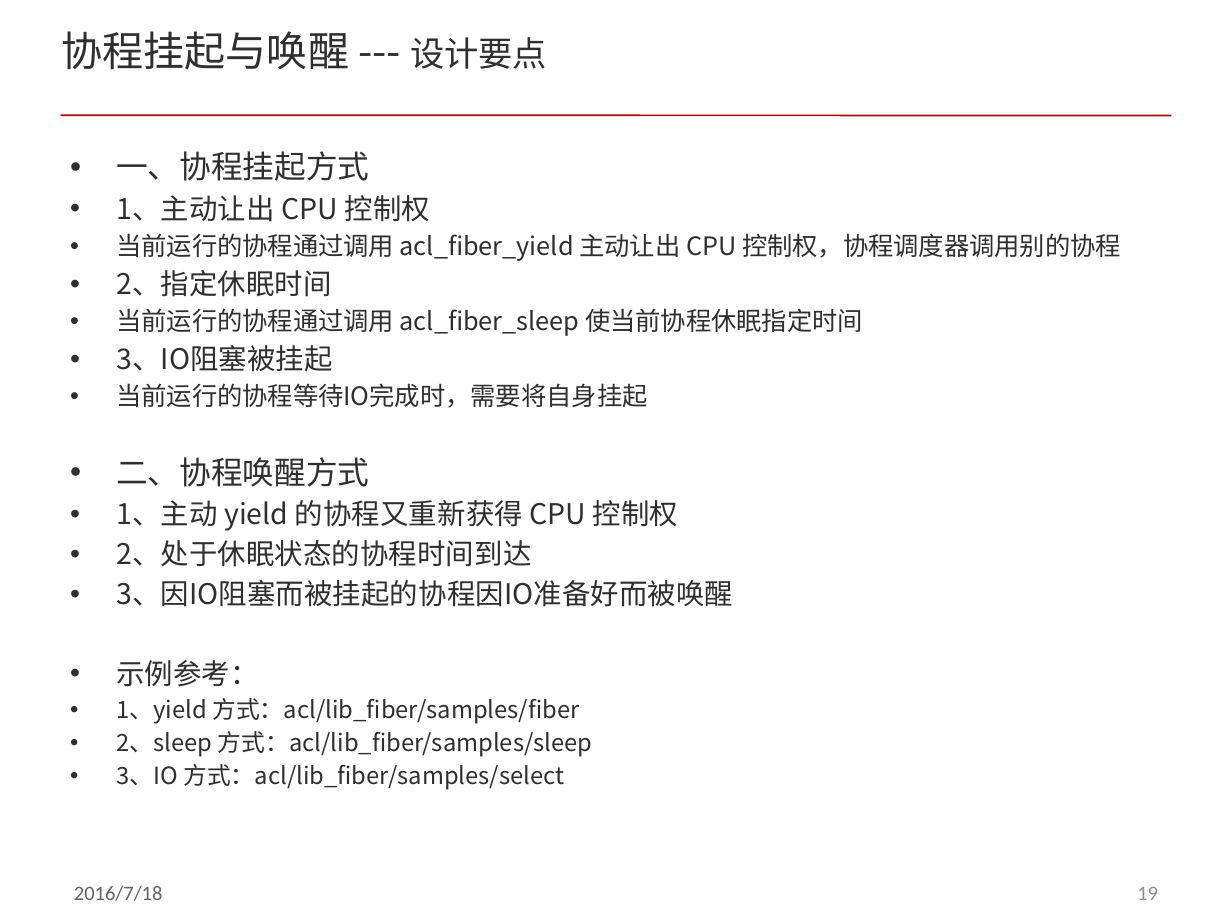
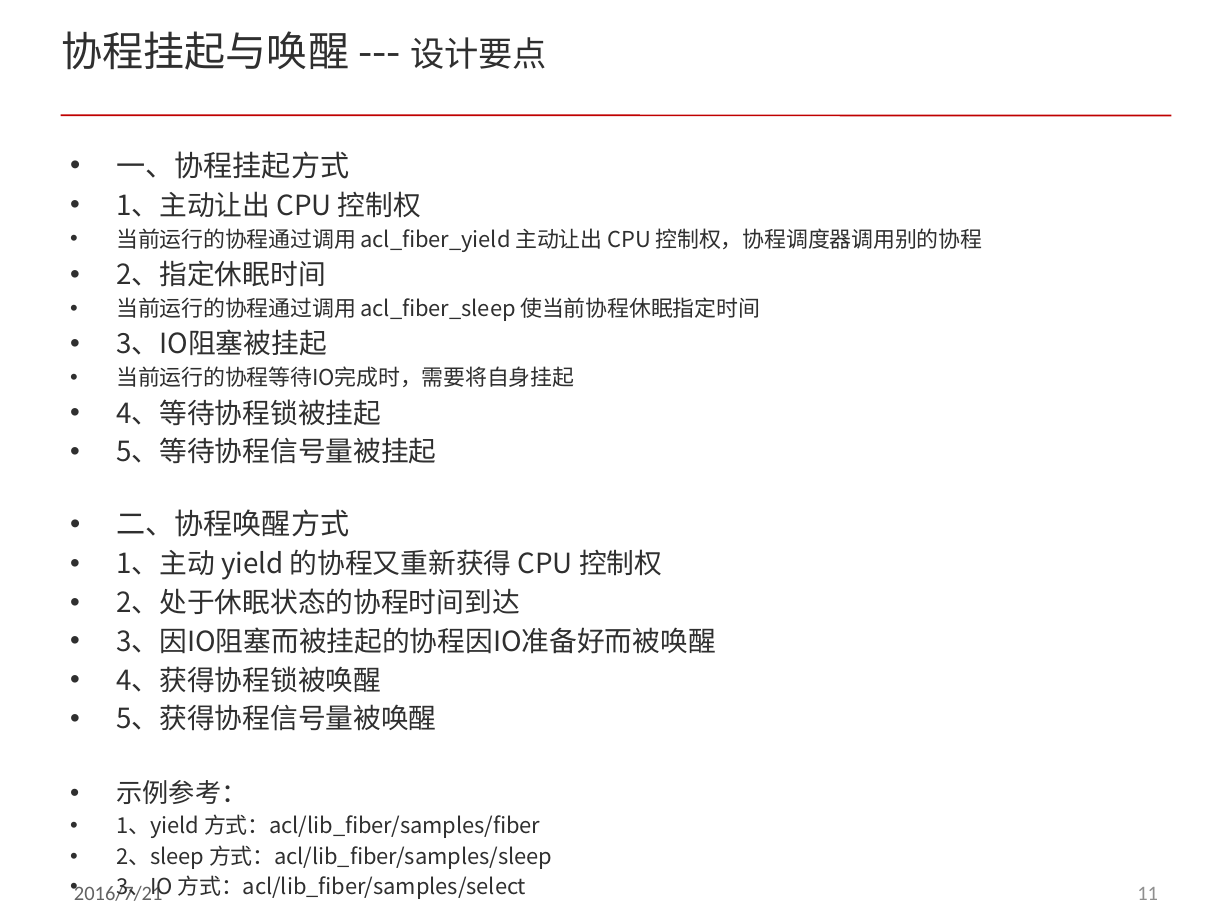
Before and after one commit to ddxflqm/acl, a slide deck: slide 11 of doc/acl_fiber.pptx (slide 19 before the commit). Drawn at 1232x924 pixels with LibreOffice and Linux fonts; fonts in the diff are those of the drawing; background and template pictures are left out. Boxes give left, top, right and bottom in pixels: in the first picture for what was removed or moved away, otherwise in the second. Text is boxed around its words. In the diff, an @@ line names an element or a change of style, - is before the commit and + after.

```diff
--- a/doc/acl_fiber.pptx
+++ b/doc/acl_fiber.pptx
@@ text at bbox=[116, 151, 983, 838]: size 18.5 to 17 pt in "一、协程挂起方式", "二、协程唤醒方式"; size 16.6 to 16.1 pt in "1、主动让出 CPU 控制权", "2、指定休眠时间", "3、IO阻塞被挂起", "1、主动 yield 的协程又重新获得 CPU 控制权" and 2 more places; size 14.8 to 12.8 pt in "当前运行的协程通过调用 acl_fiber_yield 主动让出 CPU 控制权，协程调度器调用别的协程", "当前运行的协程通过调用 acl_fiber_sleep 使当前协程休眠指定时间", "当前运行的协程等待IO完成时，需要将自身挂起"; size 16.6 to 15.3 pt in "示例参考："; size 13.9 to 12.8 pt in "1、yield 方式：acl/lib_fiber/samples/fiber", "2、sleep 方式：acl/lib_fiber/samples/sleep", "3、IO 方式：acl/lib_fiber/samples/select" @@
@@ text at bbox=[116, 399, 436, 464]: paragraphs added @@
+• 4、等待协程锁被挂起
+• 5、等待协程信号量被挂起
@@ text at bbox=[116, 666, 436, 731]: paragraphs added @@
+• 4、获得协程锁被唤醒
+• 5、获得协程信号量被唤醒
@@ text at bbox=[74, 883, 163, 901]: text changed @@
-2016/7/18
+2016/7/21
@@ page number at bbox=[1137, 887, 1158, 900]: text changed @@
-19
+11
```
Also in this commit, not shown: 24 other slides changed, 2 slides added, 1 slide removed.
